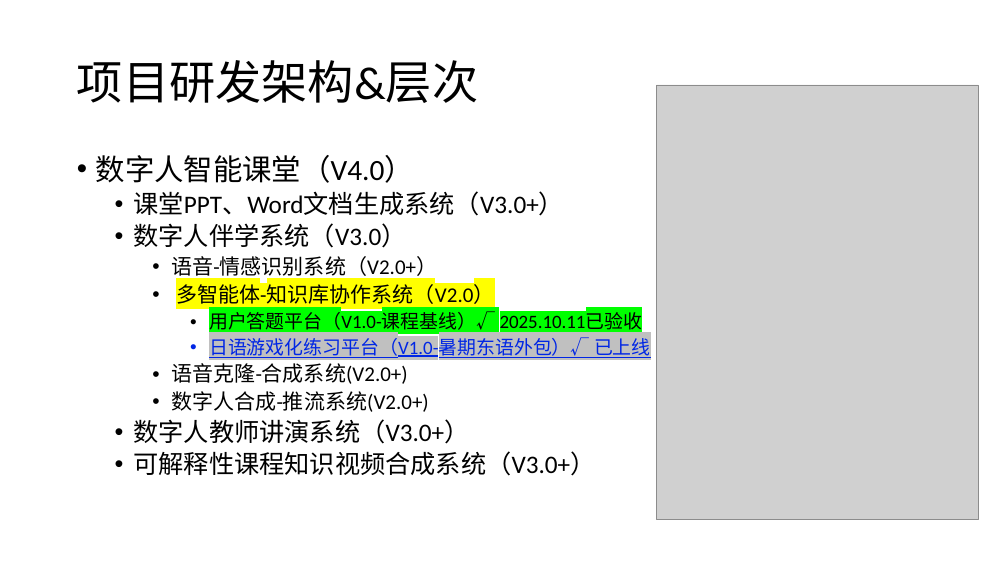
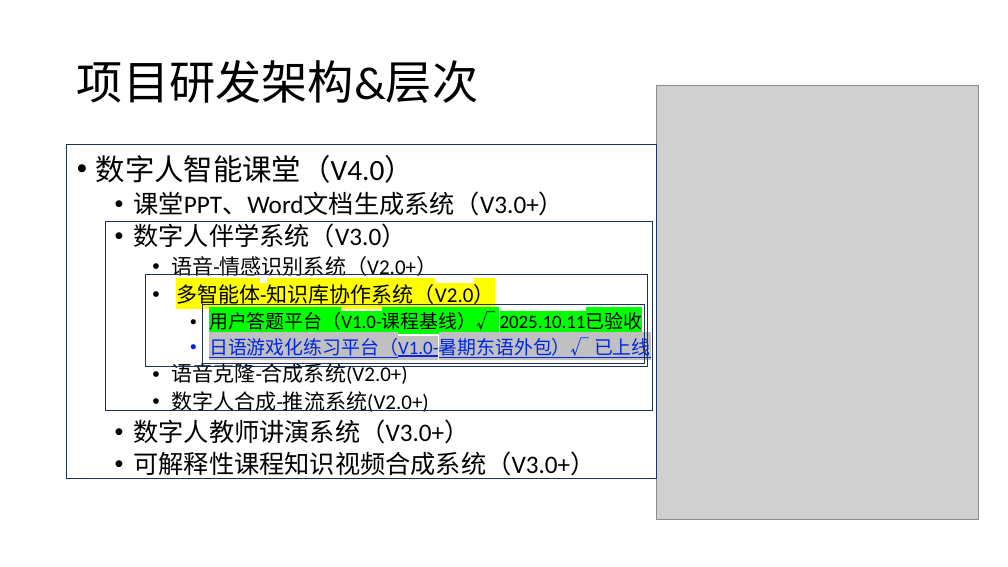
Before and after one commit to C32-SoundTech/SoundTech, a slide deck: slide 3 of docs/20251023-汇报/20251023-汇报.pptx. Drawn at 1008x567 pixels with LibreOffice and Linux fonts; fonts in the diff are those of the drawing; grey boxes stand for pictures. Boxes give left, top, right and bottom in pixels: in the first picture for what was removed or moved away, otherwise in the second. Text is boxed around its words. In the diff, an @@ line names an element or a change of style, - is before the commit and + after.

```diff
--- a/docs/20251023-汇报/20251023-汇报.pptx
+++ b/docs/20251023-汇报/20251023-汇报.pptx
@@ rectangle added at bbox=[67, 144, 657, 479], outline #203359 1 pt @@
@@ rectangle added at bbox=[106, 222, 653, 411], outline #203359 1 pt @@
@@ rectangle added at bbox=[145, 274, 648, 367], outline #203359 1 pt @@
@@ rectangle added at bbox=[203, 304, 645, 364], outline #203359 1 pt @@
```
Also in this commit, not shown: 1 slide added.
